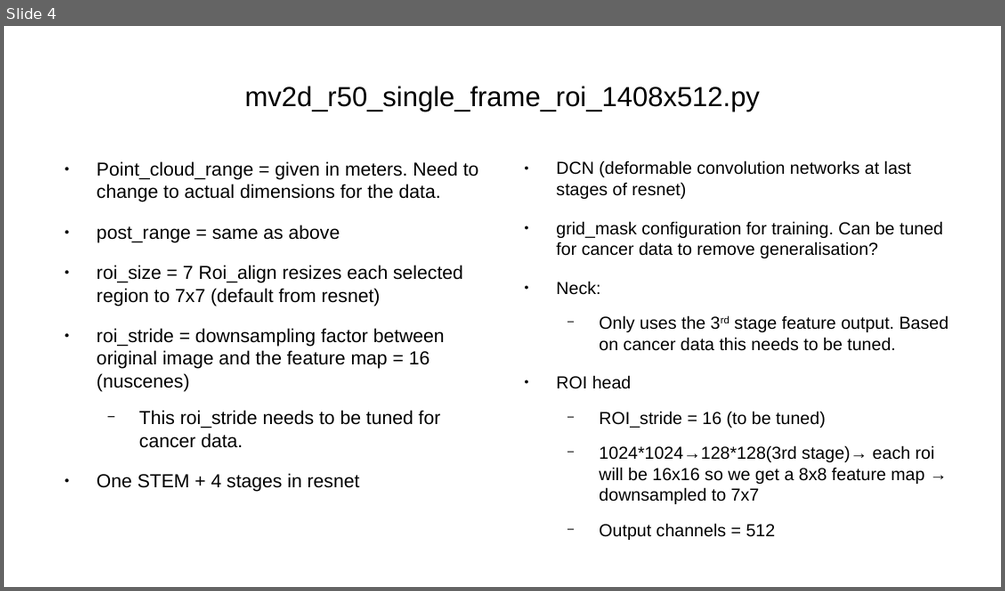
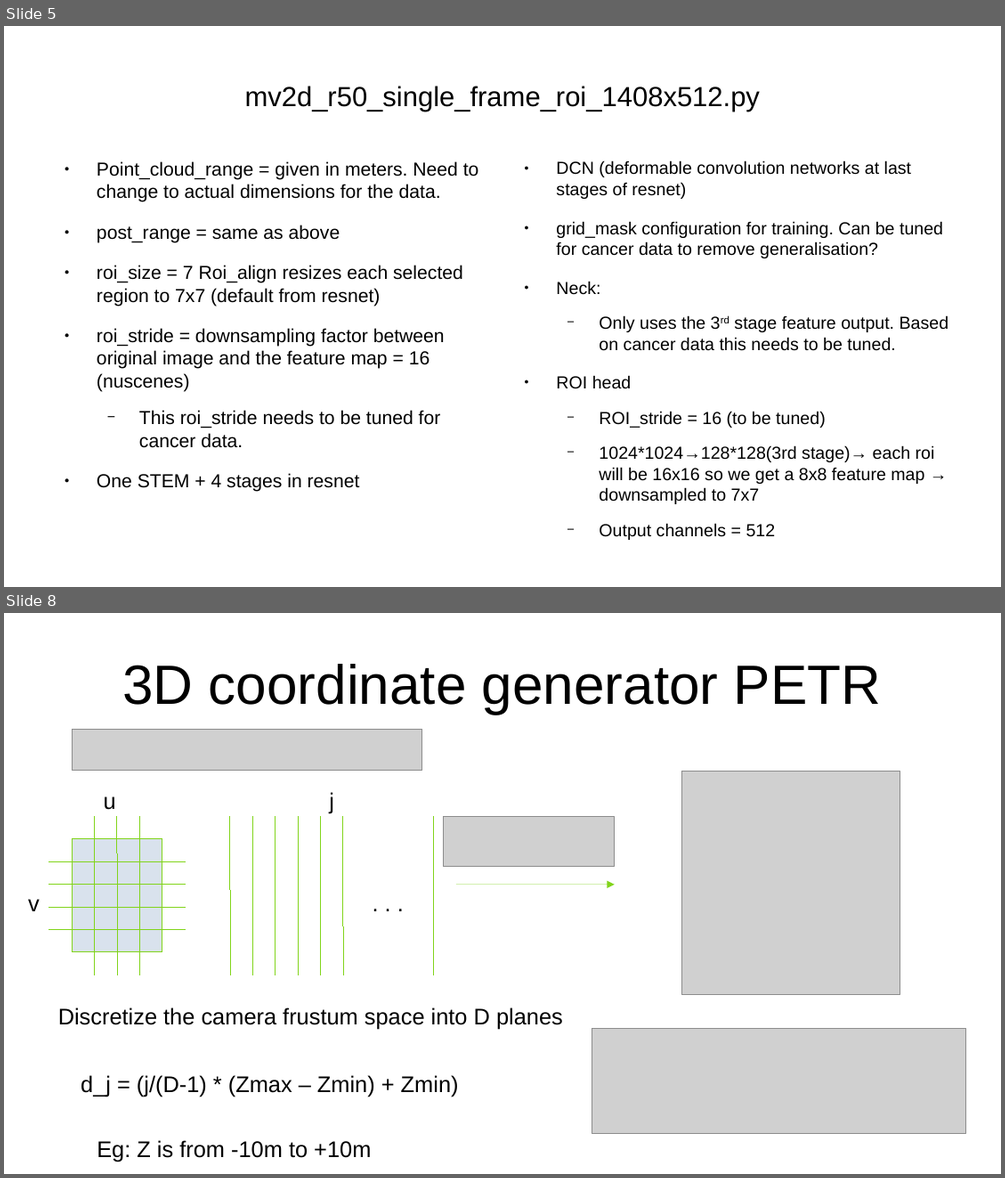
Before and after one commit to katzkid/MV2Dbasedlifting, a slide deck: NN_Study.odp. Shown one above the other, each under a label of ours: slide 4 before the commit, slides 5 and 8 after it; the slides between them are not shown. The pictures are 1005x591 and 1005x1178 pixels, drawn with LibreOffice and Linux fonts; fonts in the diff are those of the drawing; grey boxes stand for pictures. Boxes give left, top, right and bottom in pixels: in the first picture for what was removed or moved away, otherwise in the second. Text is boxed around its words. In the diff, an @@ line names an element or a change of style, - is before the commit and + after.

```diff
--- a/NN_Study.odp
+++ b/NN_Study.odp
@@ slide 8 added at bbox=[4, 613, 1001, 1174], background #FFFFFF @@
@@ title added at bbox=[122, 664, 881, 714], 44 pt, text #000000 @@
+3D coordinate generator PETR
@@ picture added at bbox=[72, 729, 422, 771] @@
@@ picture added at bbox=[682, 771, 900, 995] @@
@@ text added at bbox=[104, 796, 116, 810], 18 pt, text #000000 @@
+u
@@ text added at bbox=[329, 792, 334, 813], 18 pt, text #000000 @@
+j
@@ line added from (95, 817) to (95, 975), #81D41A 0 pt @@
@@ line added from (117, 817) to (117, 975), #81D41A 0 pt @@
@@ line added from (139, 817) to (139, 975), #81D41A 0 pt @@
@@ line added from (230, 817) to (230, 975), #81D41A 0 pt @@
@@ line added from (252, 817) to (252, 975), #81D41A 0 pt @@
@@ line added from (275, 817) to (275, 975), #81D41A 0 pt @@
@@ line added from (298, 817) to (298, 975), #81D41A 0 pt @@
@@ line added from (321, 817) to (321, 975), #81D41A 0 pt @@
@@ line added from (343, 817) to (343, 975), #81D41A 0 pt @@
@@ line added from (434, 817) to (434, 975), #81D41A 0 pt @@
@@ picture added at bbox=[443, 817, 615, 867] @@
@@ rectangle added at bbox=[72, 839, 162, 952], fill #B4C7DC at 50% opacity, outline #81D41A 0 pt @@
@@ line added from (49, 861) to (185, 861), #81D41A 0 pt @@
@@ text added at bbox=[28, 899, 40, 911], 18 pt, text #000000 @@
+v
@@ line added from (49, 884) to (185, 884), #81D41A 0 pt @@
@@ text added at bbox=[363, 884, 413, 919], 18 pt, text #000000 @@
+. . .
@@ arrow added from (456, 884) to (615, 884), #81D41A 0 pt @@
@@ line added from (49, 907) to (185, 907), #81D41A 0 pt @@
@@ line added from (49, 930) to (185, 930), #81D41A 0 pt @@
@@ text added at bbox=[58, 1007, 563, 1029], 18 pt, text #000000 @@
+Discretize the camera frustum space into D planes
@@ picture added at bbox=[592, 1028, 966, 1133] @@
@@ text added at bbox=[81, 1075, 459, 1096], 18 pt, text #000000 @@
+d_j = (j/(D-1) * (Zmax – Zmin) + Zmin)
@@ text added at bbox=[97, 1140, 371, 1161], 18 pt, text #000000 @@
+Eg: Z is from -10m to +10m
@@ what was slide 4 is now slide 5 @@
```
Also in this commit, not shown: 6 other slides added, 1 other file.
